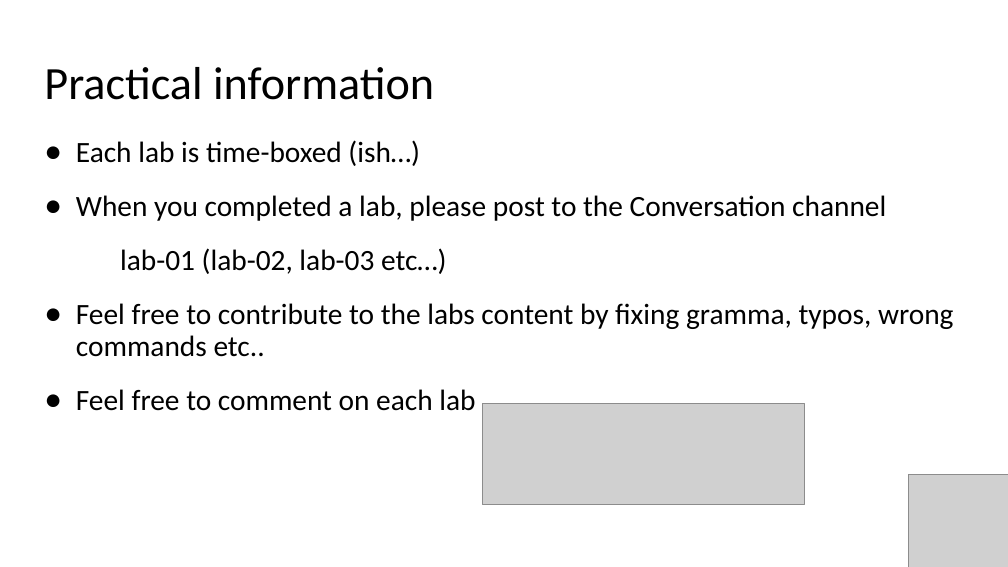
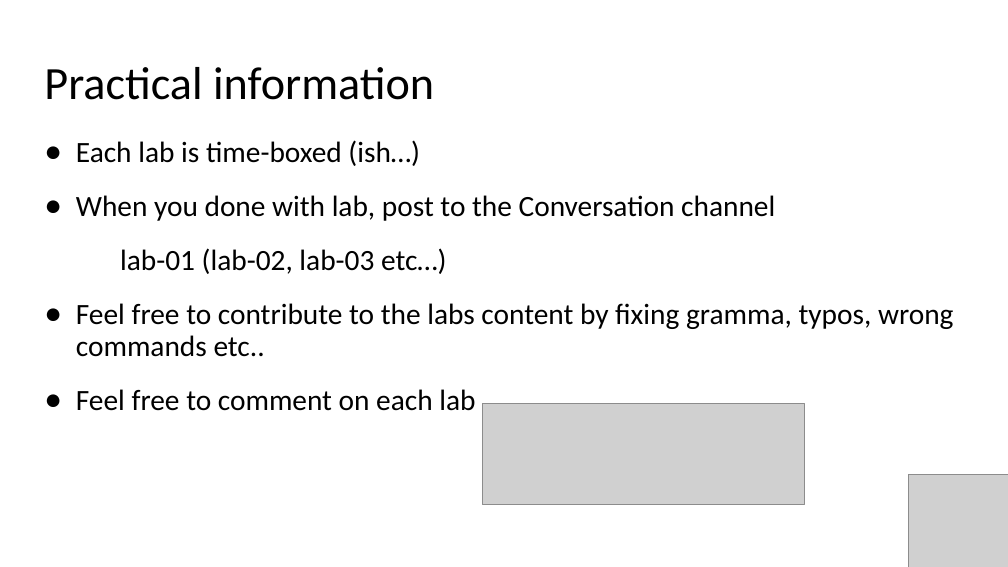
Before and after one commit to evgenyb/aks-workshops, a slide deck: slide 5 of 04-gitops-in-aks-with-flux/slides/GitOps in AKS with Flux.pptx. Drawn at 1008x567 pixels with LibreOffice and Linux fonts; fonts in the diff are those of the drawing; grey boxes stand for pictures. Boxes give left, top, right and bottom in pixels: in the first picture for what was removed or moved away, otherwise in the second. Text is boxed around its words. In the diff, an @@ line names an element or a change of style, - is before the commit and + after.

```diff
--- a/04-gitops-in-aks-with-flux/slides/GitOps in AKS with Flux.pptx
+++ b/04-gitops-in-aks-with-flux/slides/GitOps in AKS with Flux.pptx
@@ text at (76, 195, 775, 221): text changed @@
-● When you completed a lab, please post to the Conversation channel
+● When you done with lab, post to the Conversation channel
```
Also in this commit, not shown: 7 slides added, 23 other files.
